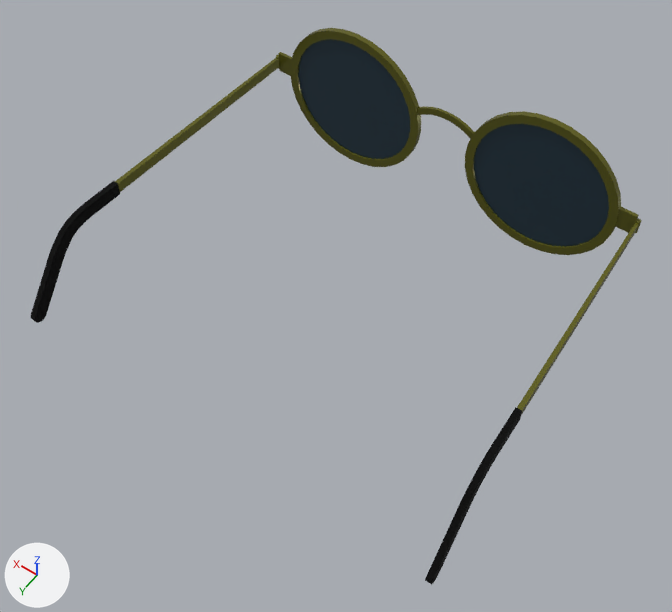
Renders of the glTF model wear/glasses.glb from each side of a commit.
Rendered twice from a 50 mm lens placed at (-0.543, 0.59, 2.395), pointed at (-0.035, -0.121, 1.278). The lights are fixed; the arrows at lower left show +X, +Y and +Z. The older version comes first.

In view in the first picture: 'Wear_glasses'.
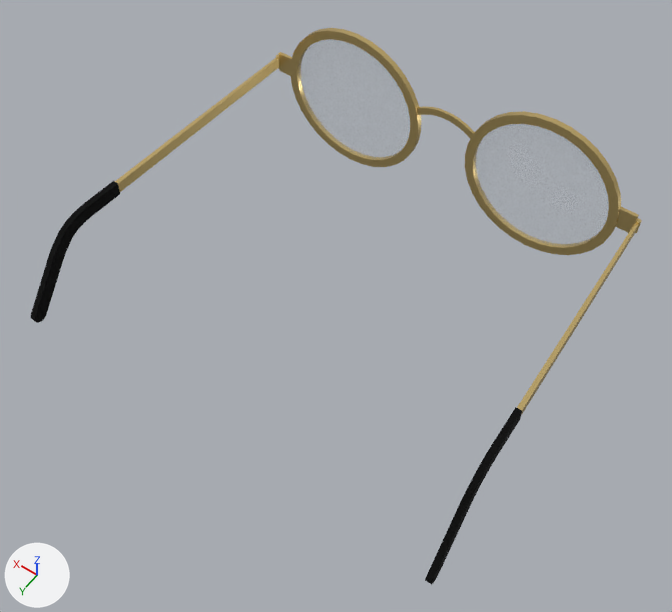
The newer file is also turned or shifted as a whole; pictures and numbers use the older file's frame.

Scene script edits in JSON lines:
```json
{"op": "set", "path": "mat_gold_003.base_color", "old": "(0.147, 0.146, 0.0137)", "new": "(0.8, 0.6, 0.24)", "note": "dark yellow #6b6b1f -> yellow #e7cb86"}
{"op": "set", "path": "mat_gold_003.metallic", "old": "0.4", "new": "0.85"}
{"op": "set", "path": "mat_material_037.base_color", "old": "(0.0273, 0.0573, 0.0835)", "new": "(0.86, 0.93, 1.0)", "note": "dark blue #2e4452 -> white #eff7ff"}
{"op": "set", "path": "mat_material_037.alpha", "old": "1.0", "new": "0.16"}
```

Location of each change, (x1, y1, x2, y2) in pixels of the pictures (672 x 612 px):
```json
{"object": "Wear_glasses", "change": "recoloured, surface changed", "before": [112, 28, 641, 415], "after": [112, 28, 641, 415]}
```
